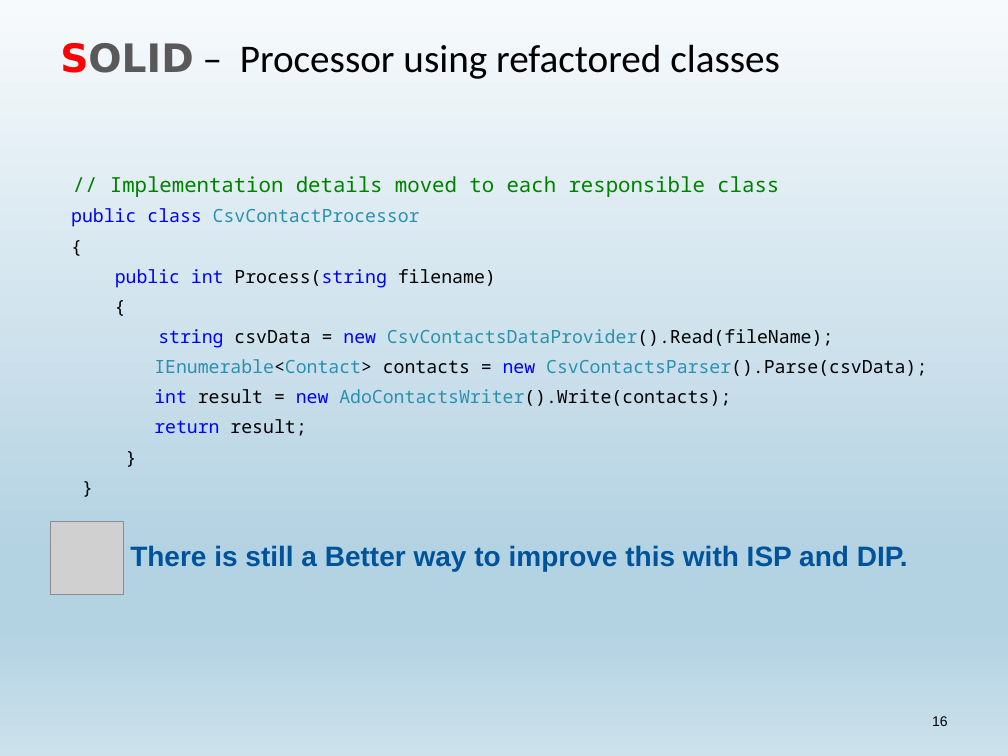
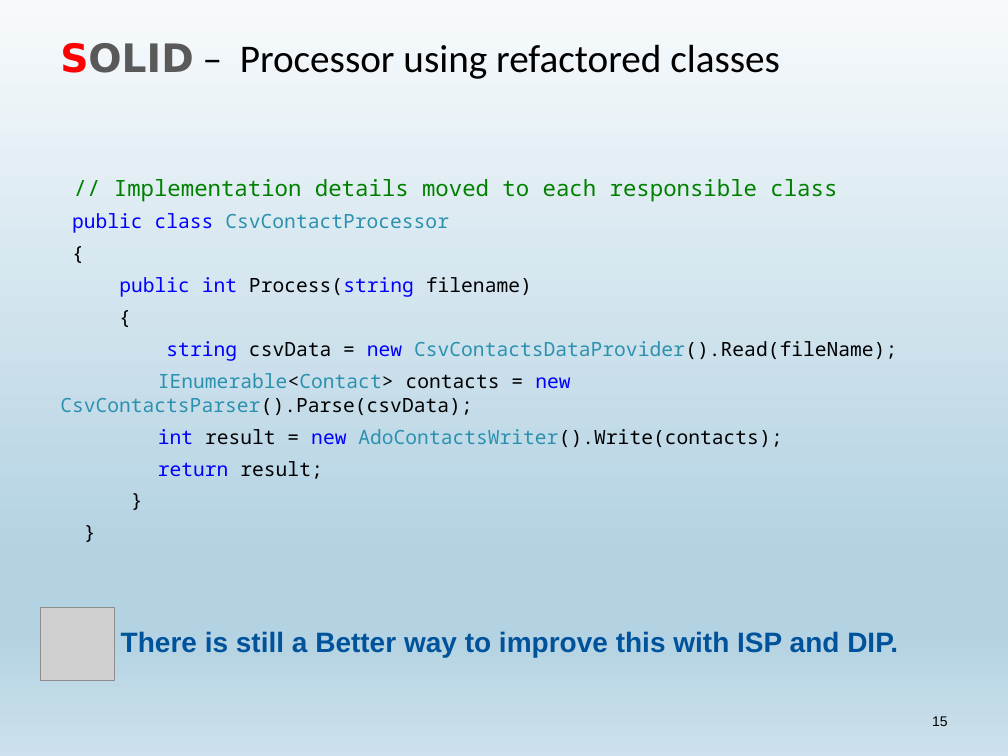
Before and after one commit to dgebert/presentations, a slide deck: slide 15 of SOLID.pptx (slide 16 before the commit). Drawn at 1008x756 pixels with LibreOffice and Linux fonts; fonts in the diff are those of the drawing; grey boxes stand for pictures. Boxes give left, top, right and bottom in pixels: in the first picture for what was removed or moved away, otherwise in the second. Text is boxed around its words. In the diff, an @@ line names an element or a change of style, - is before the commit and + after.

```diff
--- a/SOLID.pptx
+++ b/SOLID.pptx
@@ text "// Implementation details moved to ..." at [60,179,897,479]: size 14.8 to 16 pt in "// Implementation details moved to each responsible ..."; size 12.9 to 14 pt in "public class CsvContactProcessor", "{", "public int Process(string filename)", "{" and 6 more places @@
@@ picture: place and size @@
-picture at [50,521,124,595]
+picture at [41,607,115,680]
@@ text "There is still a Better ...": place and size @@
-text "There is still a Better ..." at [130,545,908,571]
+text "There is still a Better ..." at [121,631,898,657]
@@ page number at [932,716,948,726]: text changed @@
-16
+15
```
Also in this commit, not shown: 13 other slides changed, 1 slide added, 3 slides removed.
